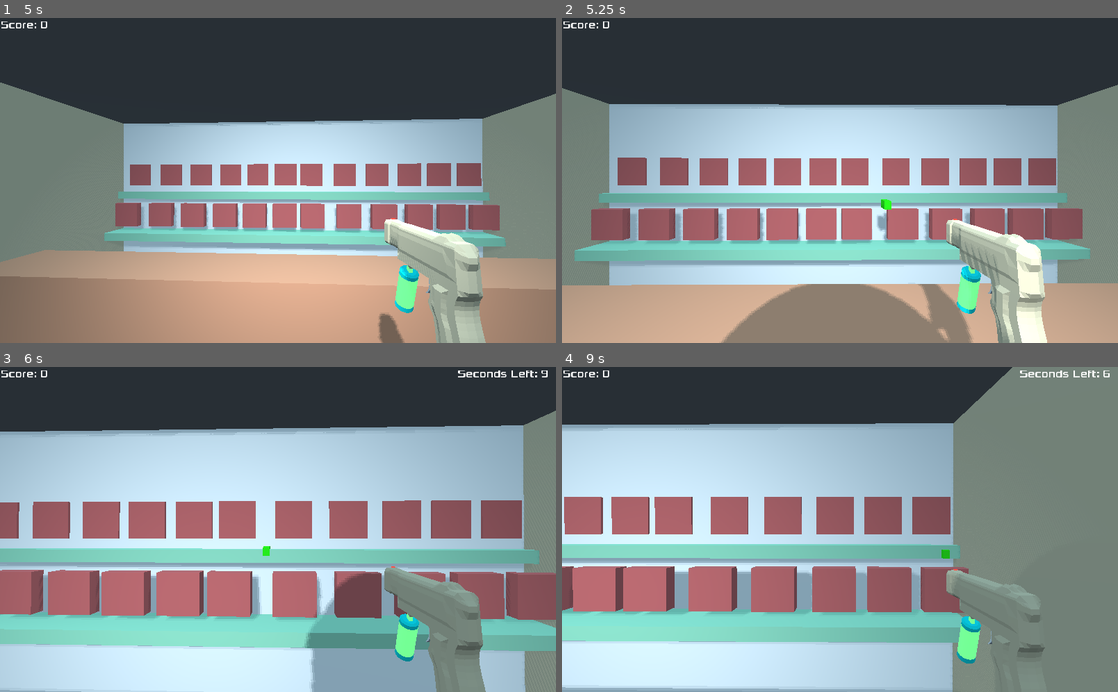
Above: before the commit, frames 1-4 (two rows, left to right).
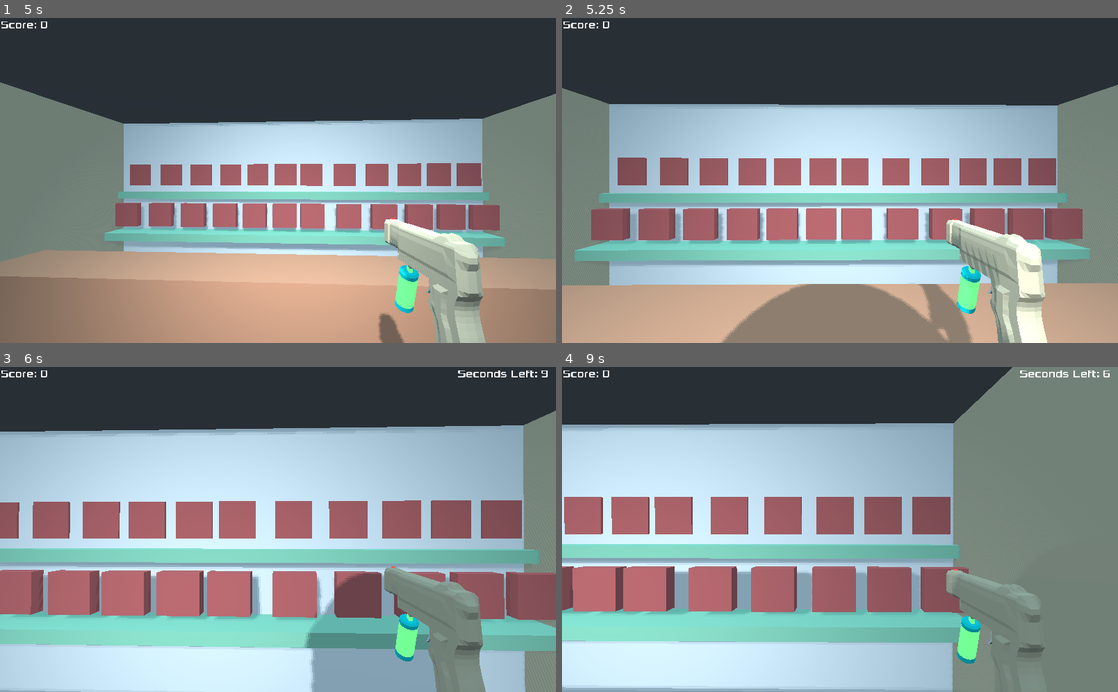
Above: after the commit, the same moments.

Repository: EricWRogers/GodotAccurateBulletPhysicsTutorial
Game: Godot game, scene res://Scenes/Game.tscn
The game is run twice, just before and just after one commit, with the same random seed, the same clock (stepped at 60 frames per second) and the same inputs.
Inputs (mouse positions are in pixels of both pictures, inside the frame that each line leads up to):
- Up to frame 1 (5 s): tap Enter every 0.75 s from 0.5 to 4.25 s; move the mouse to (305, 180) at 0.52 s; press the mouse at (305, 180) at 0.53 s; hold W (move_forward) from 0.53 s (still down); move the mouse to (250, 180) at 1.27 s; release the mouse at (250, 180) at 1.28 s; click (250, 180) at 1.35 s; move the mouse to (289, 174) at 2.02 s; press the mouse at (289, 174) at 2.03 s; move the mouse to (272, 187) at 2.77 s; release the mouse at (272, 187) at 2.78 s; click (272, 187) at 2.85 s; move the mouse to (316, 183) at 3.52 s; press the mouse at (316, 183) at 3.53 s; move the mouse to (233, 177) at 4.27 s; release the mouse at (233, 177) at 4.28 s; click (233, 177) at 4.35 s
- Up to frame 2 (5.25 s): keep holding W (move_forward); move the mouse to (845, 180) at 5.02 s; press the mouse at (845, 180) at 5.03 s
- Up to frame 3 (6 s): move the mouse to (255, 523) at 5.77 s; release W (move_forward) at 5.78 s; release the mouse at (255, 523) at 5.78 s; hold D (move_right) from 5.78 s (still down); click (255, 523) at 5.85 s
- Up to frame 4 (9 s): move the mouse to (867, 529) at 6.52 s; release D (move_right) at 6.53 s; press the mouse at (867, 529) at 6.53 s; hold W (move_forward) 6.53-8.78 s; move the mouse to (812, 529) at 7.27 s; release the mouse at (812, 529) at 7.28 s; click (812, 529) at 7.35 s; move the mouse to (851, 523) at 8.02 s; press the mouse at (851, 523) at 8.03 s; move the mouse to (834, 536) at 8.77 s; release the mouse at (834, 536) at 8.78 s; hold A (move_left) from 8.78 s (still down); click (834, 536) at 8.85 s

Frame 1 is identical in both runs. In frame 2, 0.1% of the frame differs, in the area x 56-60%, y 55-66%; in frame 3, less than 0.1%; in frame 4, less than 0.1%.

Commit message:
Raycast from last pos to current pos and deal damage

Diff:
--- a/Prefabs/Bullet.tscn
+++ b/Prefabs/Bullet.tscn
@@ -1,8 +1,6 @@
-[gd_scene load_steps=5 format=2]
+[gd_scene load_steps=4 format=2]
 
 [ext_resource path="res://Scripts/Bullet.gd" type="Script" id=1]
-
-[sub_resource type="BoxShape" id=1]
 
 [sub_resource type="SpatialMaterial" id=2]
 albedo_color = Color( 0.160784, 0.941176, 0.0941176, 1 )
@@ -13,11 +11,8 @@
 [node name="Bullet" type="Spatial"]
 script = ExtResource( 1 )
 
-[node name="CollisionShape" type="CollisionShape" parent="."]
+[node name="MeshInstance" type="MeshInstance" parent="."]
 transform = Transform( 0.05, 0, 0, 0, 0.05, 0, 0, 0, 0.2, 0, 0, 0 )
-shape = SubResource( 1 )
-
-[node name="MeshInstance" type="MeshInstance" parent="CollisionShape"]
 mesh = SubResource( 3 )
 material/0 = null
 
--- a/Scripts/Bullet.gd
+++ b/Scripts/Bullet.gd
@@ -1,15 +1,26 @@
 extends Spatial
 
-var bullet_speed : int = 20
+var bullet_speed : int = 100
+var bodies_to_exclude = []
+var bullet_last_pos = Vector3.ZERO
+
+func _ready():
+	bullet_last_pos = global_transform.origin
 
 func _physics_process(delta):
 	translate(Vector3(0,-0.01,-1) * bullet_speed * delta)
+	_check_hit(bullet_last_pos)
+	bullet_last_pos = global_transform.origin
+
+func _check_hit(last_pos : Vector3):
+	var space_state = get_world().get_direct_space_state()
+	var our_pos = global_transform.origin
+	var result = space_state.intersect_ray(last_pos, our_pos, bodies_to_exclude,
+		 2, true, true)
+	if result and result.collider.is_in_group("Box"):
+		if result.collider.has_method("damage"):
+			result.collider.damage(5)
+			queue_free()
 
 func _on_Timer_timeout():
 	queue_free()
-
-func _on_Bullet_body_entered(body):
-	if body.is_in_group("Box"):
-		body.damage(5)
-
-	queue_free()
